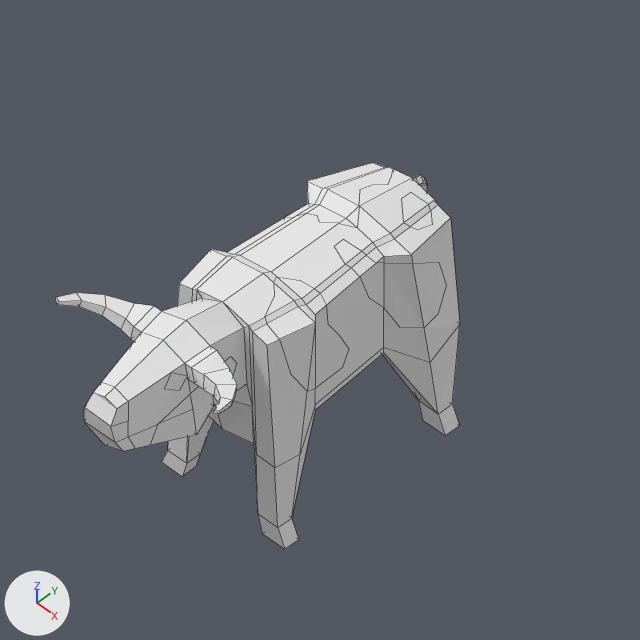
One commit to the Blender file assets/creatures/cow.blend: the scene before it, then after it.
One viewpoint serves both versions: the file's camera 'Camera'. Every picture has the same lights, and +X, +Y and +Z are marked at lower left. Mesh edges are drawn as thin lines.
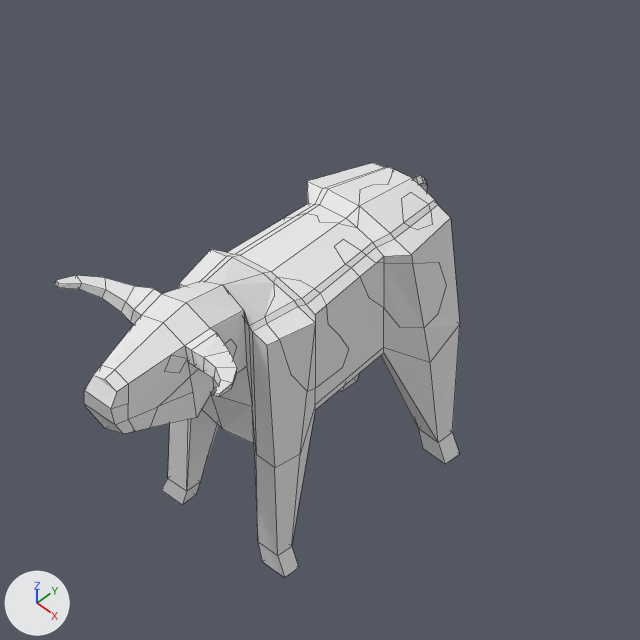
Commit message: bugfix + cow enhancement

What differs and where, as boxes [x1, y1, x2, y2] in the pictures (640 x 640 px; the box of a moved part takes in the faces that stretch with it):
'Cube', reshaped (7% taller)
    before: [55, 163, 460, 549]
    after: [55, 163, 460, 577]
part 1 of me_cube, moved or reshaped
    before: [55, 257, 274, 451]
    after: [55, 257, 274, 434]
part 2 of me_cube, moved or reshaped
    before: [161, 416, 214, 476]
    after: [161, 410, 218, 504]
part 3 of me_cube, moved or reshaped (not visible before)
    after: [340, 374, 359, 391]
part 4 of me_cube, moved or reshaped
    before: [252, 407, 315, 549]
    after: [252, 407, 315, 577]
part 5 of me_cube, moved or reshaped
    before: [382, 325, 460, 436]
    after: [381, 325, 460, 464]

Edits to the bpy script that builds the scene:
```text
Change me_cube:
    used by ob_cube; location = (2.16, -2.19, 0.0); scale = (1.41, 1.41, 1.41)
    before: 0 (-0.63, -1.0, 0.8) at pixel (167, 450), 20 (-0.63, -0.84, 0.8), 55 (-0.42, -1.0, 0.8) at pixel (186, 463), 59 (-0.42, -0.84, 0.8) at pixel (200, 453), 104 (-0.71, -1.0, 0.6) at pixel (161, 461)
    before: 105 (-0.71, -0.84, 0.6), 106 (-0.47, -0.84, 0.6) at pixel (195, 466), 107 (-0.47, -1.0, 0.6) at pixel (182, 476)
    before: 2 (-0.63, 1.0, 0.8), 18 (-0.63, 0.84, 0.8), 48 (-0.42, 1.0, 0.8), 58 (-0.42, 0.84, 0.8), 100 (-0.71, 0.84, 0.6)
    before: 101 (-0.71, 1.0, 0.6), 102 (-0.47, 1.0, 0.6), 103 (-0.47, 0.84, 0.6)
    before: 4 (0.63, -1.0, 0.8) at pixel (277, 527), 23 (0.63, -0.84, 0.8) at pixel (291, 518), 61 (0.4, -1.0, 0.8) at pixel (257, 513), 65 (0.4, -0.84, 0.8), 96 (0.45, -1.0, 0.6) at pixel (262, 533)
    before: 97 (0.45, -0.84, 0.6), 98 (0.71, -0.84, 0.6) at pixel (298, 539), 99 (0.71, -1.0, 0.6) at pixel (284, 549)
    before: 6 (0.63, 1.0, 0.8) at pixel (452, 404), 17 (0.63, 0.84, 0.8) at pixel (438, 414), 64 (0.4, 0.84, 0.8) at pixel (418, 400), 66 (0.4, 1.0, 0.8), 92 (0.45, 0.84, 0.6) at pixel (422, 420)
    before: 93 (0.45, 1.0, 0.6), 94 (0.71, 1.0, 0.6) at pixel (459, 425), 95 (0.71, 0.84, 0.6) at pixel (445, 435)
    remove me_cube.from_pydata(...)  # 390 vertices, 312 faces; spans x -0.94..0.91, y -2.44..1.35, z 0.6..3.03
    add me_cube.from_pydata(...)  # 390 vertices, 312 faces; spans x -0.94..0.91, y -2.44..1.35, z 0.28..3.23
    me_cube part 1: 130 of the vertices in x -0.94..0.91, y -2.44..-1.0, z 2.08..3.03 are moved by (0.0, 0.0, 0.2)
    me_cube part 2
    add for i in [0, 20, 55, 59, *range(104, 108)]: me_cube.vertices[i].co += Vector((0.0, 0.0, -0.32))
    me_cube part 3
    add for i in [2, 18, 48, 58, *range(100, 104)]: me_cube.vertices[i].co += Vector((0.0, 0.0, -0.32))
    me_cube part 4
    add for i in [4, 23, 61, 65, *range(96, 100)]: me_cube.vertices[i].co += Vector((0.0, 0.0, -0.32))
    me_cube part 5
    add for i in [6, 17, 64, 66, *range(92, 96)]: me_cube.vertices[i].co += Vector((0.0, 0.0, -0.32))
```
